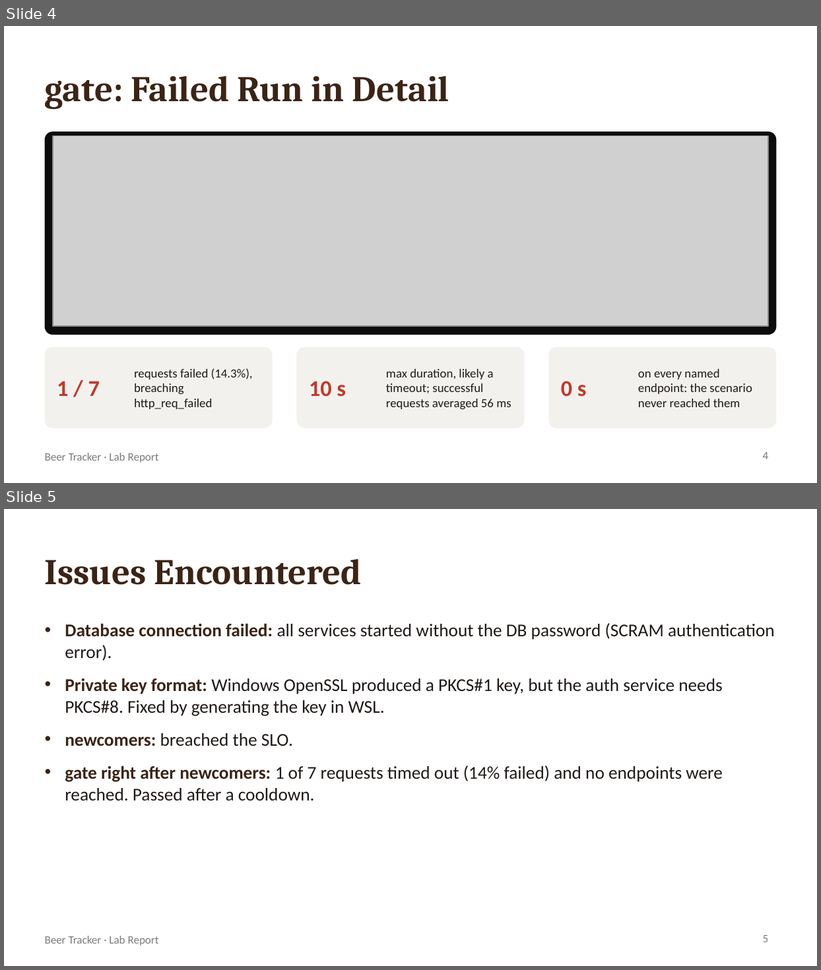
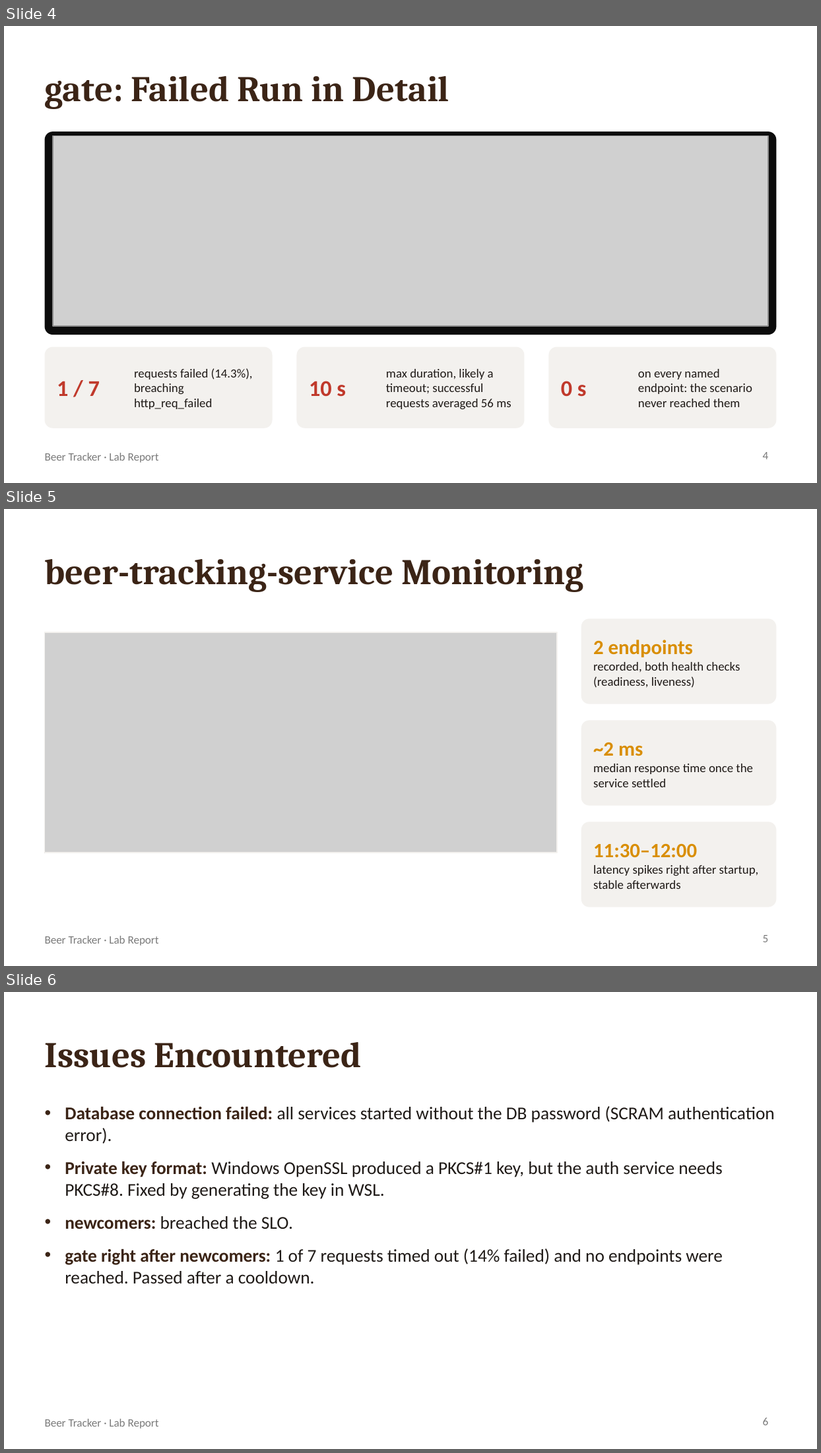
Before and after one commit to JakobSchlager/fhlva-aidlc-app, a slide deck: lab03-g1-trackers.pptx. Shown one above the other, each under a label of ours: slides 4 and 5 before the commit, slides 4, 5 and 6 after it. The pictures are 821x970 and 821x1453 pixels, drawn with LibreOffice and Linux fonts; fonts in the diff are those of the drawing; grey boxes stand for pictures. Boxes give left, top, right and bottom in pixels: in the first picture for what was removed or moved away, otherwise in the second. Text is boxed around its words. In the diff, an @@ line names an element or a change of style, - is before the commit and + after.

Commit message:
new version of pptx

```diff
--- a/lab03-g1-trackers.pptx
+++ b/lab03-g1-trackers.pptx
@@ slide 5 added at (4,509,817,966), background #FFFFFF; not listed: 1 template element that a slide beside it also shows @@
@@ title added at (45,559,583,592), 32 pt, text #3B2416, bold @@
+beer-tracking-service Monitoring
@@ rounded rectangle added at (582,619,776,704), fill #F3F1EE @@
@@ picture added at (45,632,557,853) @@
@@ rectangle added at (45,632,557,853), outline #F3F1EE 1 pt @@
@@ text added at (593,640,740,688), 11 pt, text #1F1A17 @@
+2 endpoints
+recorded, both health checks (readiness, liveness)
@@ rounded rectangle added at (582,720,776,806), fill #F3F1EE @@
@@ text added at (593,742,753,788), 11 pt, text #1F1A17 @@
+~2 ms
+median response time once the service settled
@@ rounded rectangle added at (582,822,776,908), fill #F3F1EE @@
@@ text added at (593,844,759,889), 11 pt, text #1F1A17 @@
+11:30–12:00
+latency spikes right after startup, stable afterwards
@@ page number added at (763,935,769,943), 10 pt, text #7A7A7A @@
+5
@@ what was slide 5 is now slide 6 @@
@@ page number at (763,1418,769,1426): text changed @@
-5
+6
```
